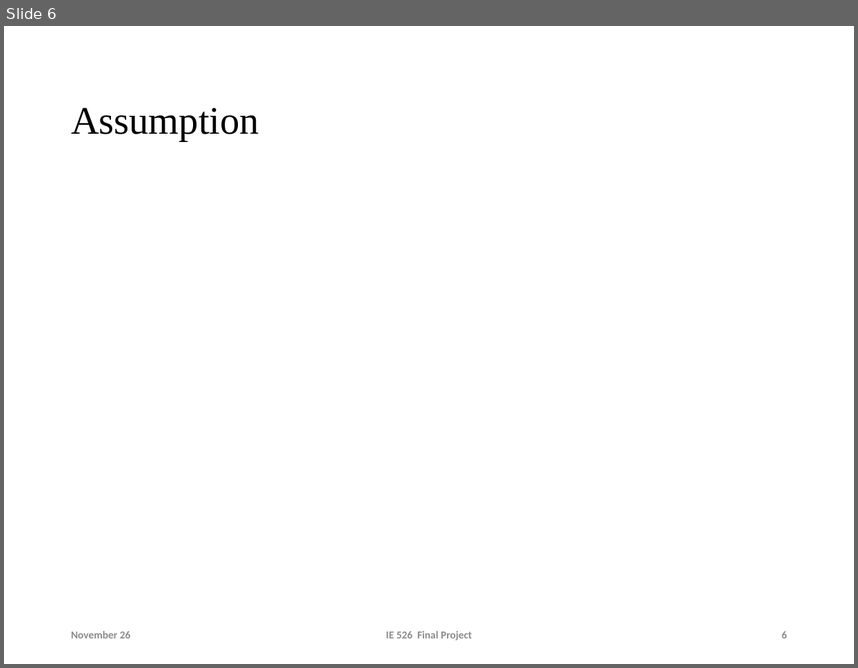
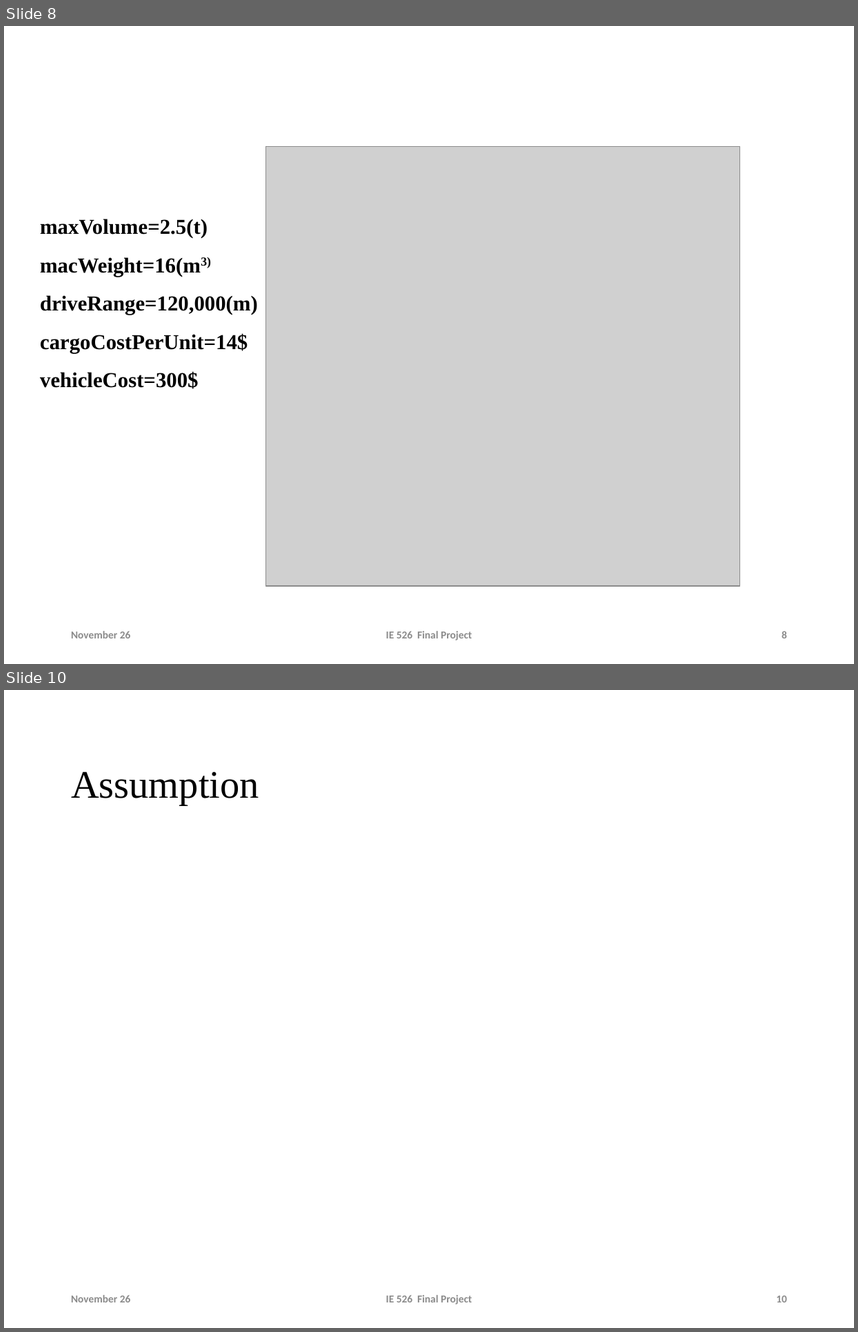
Before and after one commit to lyuzz/IE-526-Final-Project, a slide deck: zr/sumulation final.pptx. Shown one above the other, each under a label of ours: slide 6 before the commit, slides 8 and 10 after it; the slides between them are not shown. The pictures are 858x668 and 858x1332 pixels, drawn with LibreOffice and Linux fonts; fonts in the diff are those of the drawing; grey boxes stand for pictures; background and template pictures are left out. Boxes give left, top, right and bottom in pixels: in the first picture for what was removed or moved away, otherwise in the second. Text is boxed around its words. In the diff, an @@ line names an element or a change of style, - is before the commit and + after.

```diff
--- a/zr/sumulation final.pptx
+++ b/zr/sumulation final.pptx
@@ slide 8 added at (4,26,854,664), background #FFFFFF @@
@@ picture added at (266,147,740,586) @@
@@ text added at (40,219,258,389), 18 pt, text #000000, bold @@
+maxVolume=2.5(t)
+macWeight=16(m3)
+driveRange=120,000(m)
+cargoCostPerUnit=14$
+vehicleCost=300$
@@ text added at (71,630,131,638), 9 pt, text #8C8C8C @@
+November 26
@@ text added at (386,630,472,640), 9 pt, text #8C8C8C @@
+IE 526 Final Project
@@ page number added at (782,630,787,638), 9 pt, text #8C8C8C @@
+8
@@ what was slide 6 is now slide 10 @@
@@ page number at (776,1295,787,1302): text changed @@
-6
+10
```
Also in this commit, not shown: 3 slides changed, 2 other slides added, 14 other files.
